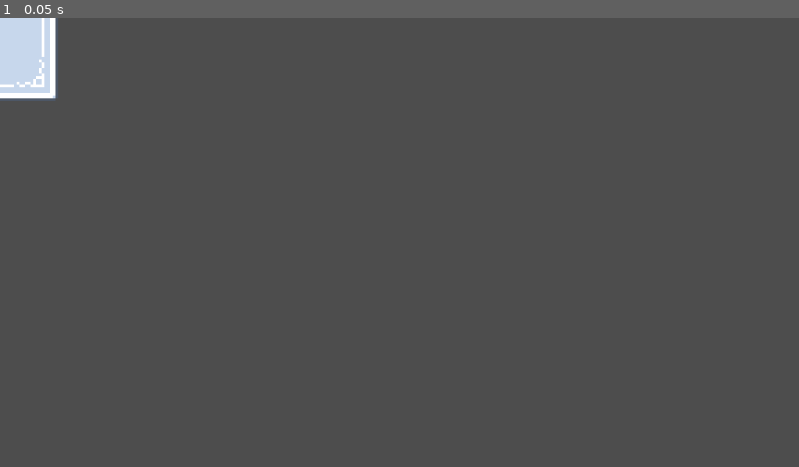
Above: before the commit, frame 1.
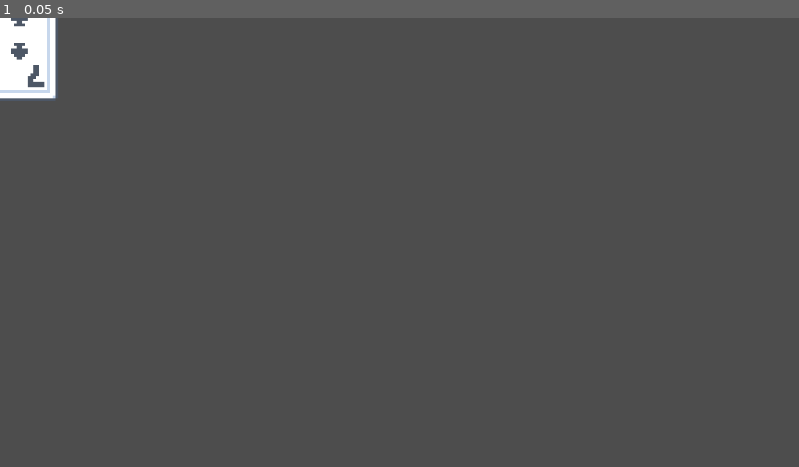
Above: after the commit, the same moment.

Repository: MathieuVavrille/BeloteAI
Game: Godot game, scene res://card.tscn
The game is run twice, just before and just after one commit, with the same random seed, the same clock (stepped at 60 frames per second) and the same inputs. The project has no main scene, so this scene is started directly.
Inputs:
- Up to frame 1 (0.05 s): no input

The runs differ from the first frame. In frame 1, 0.9% of the frame differs, in the area x 0-6%, y 0-17%.
Error before the commit: Parse Error: Expected ":" after "if" condition. (res://card.gd:13)

Commit message:
hand advances well

Diff:
--- a/card.gd
+++ b/card.gd
@@ -1,17 +1,44 @@
 extends Node2D
+class_name Card
 
-enum Suit { SPADES, HEARTS, DIAMONDS, CLUBS }
+signal mouse_entered
+signal mouse_exited
+
+enum Suit { DIAMONDS, CLUBS, HEARTS, SPADES }
 
 @export var suit: Suit = Suit.SPADES
 @export_range(1, 13) var rank: int = 1
 
+var is_flipping = false
+var flip_duration = 0.5
+var flip_position = -1.
+
+var scale_speed = 1
+var goal_scale = 1.
+
+var angle = 0.
+
 func _ready() -> void:
-	print(get_card_name)
+	load_texture()
+
+func load_texture():
 	$Front.texture = load("res://assets/cards/" + get_card_name())
 
+
 func _process(delta: float) -> void:
-	if Input.is_action_just_pressed("ui_accept")
-
+	if is_flipping:
+		if flip_position < 0 and flip_position + PI * delta / flip_duration >= 0:
+			var back_visible = $Back.visible
+			$Back.visible = $Front.visible
+			$Front.visible = back_visible
+		flip_position += PI * delta / flip_duration
+		$Front.scale.x = abs(sin(flip_position * PI / 2))
+		$Back.scale.x = abs(sin(flip_position * PI / 2))
+		if flip_position > 1:
+			is_flipping = false
+			$Front.scale.x = 1
+			$Back.scale.x = 1
+	scale = scale.move_toward(Vector2.ONE * goal_scale, scale_speed * delta)
 
 func get_card_name() -> String:
 	var rank_str: String
@@ -29,5 +56,38 @@
 		Suit.CLUBS: suit_str = "clubs"
 		Suit.SPADES: suit_str = "spades"
 		_: suit_str = "unknown"
+	return "card_%s_%s.png" % [suit_str, rank_str]
 
-	return "card_%s_%s.png" % [suit_str, rank_str]
+func flip_card():
+	is_flipping = true
+	flip_position = -1.
+
+func set_random():
+	suit = Suit[Suit.keys()[randi() % Suit.size()]]  # Pick a random suit
+	rank = randi() % 13 + 1  # Pick a rank from 1 (Ace) to 13 (King)
+	load_texture()
+
+var is_hovered = false
+func _on_area_2d_mouse_entered() -> void:
+	is_hovered = true
+	mouse_entered.emit()
+func _on_area_2d_mouse_exited() -> void:
+	is_hovered = false
+	mouse_exited.emit()
+
+static var CARDS_VALUES = [-100, 11, -12, -13, -14, -15, -16, -3, -2, -1, 10, 2, 3, 4]
+static var TRUMP_VALUES = [-100, 11, -12, -13, -14, -15, -16, -3, -2, 14, 10, 20, 3, 4]
+static func generate_order(trump, natural_order):
+	var order = func(card1, card2):
+		if card1.suit != card2.suit:
+			return natural_order ^ (card1.suit < card2.suit)
+		if card1.suit == trump:
+			return natural_order ^ (TRUMP_VALUES[card1.suit] < TRUMP_VALUES[card2.suit])
+		else:
+			return natural_order ^ (CARDS_VALUES[card1.suit] < CARDS_VALUES[card2.suit])
+	return order
+
+static func order_test(card1, card2):
+	if card1.suit != card2.suit:
+		return card1.suit < card2.suit
+	return card1.rank != 1 and card1.rank < card2.rank
--- a/card.tscn
+++ b/card.tscn
@@ -1,17 +1,27 @@
-[gd_scene load_steps=4 format=3 uid="uid://dswcmqe8koryp"]
+[gd_scene load_steps=5 format=3 uid="uid://dswcmqe8koryp"]
 
 [ext_resource type="Script" path="res://card.gd" id="1_r0jx5"]
 [ext_resource type="Texture2D" uid="uid://ben7qqx34vpkq" path="res://assets/cards/card_back.png" id="2_wokpp"]
 [ext_resource type="Texture2D" uid="uid://dp7k4aq6freb1" path="res://assets/cards/card_clubs_02.png" id="3_fk6bm"]
 
+[sub_resource type="RectangleShape2D" id="RectangleShape2D_fbare"]
+size = Vector2(136, 208)
+
 [node name="Card" type="Node2D"]
 script = ExtResource("1_r0jx5")
-suit = 1
-rank = 10
+rank = 7
 
 [node name="Back" type="Sprite2D" parent="."]
+visible = false
 texture = ExtResource("2_wokpp")
 
 [node name="Front" type="Sprite2D" parent="."]
-visible = false
 texture = ExtResource("3_fk6bm")
+
+[node name="Area2D" type="Area2D" parent="."]
+
+[node name="CollisionShape2D" type="CollisionShape2D" parent="Area2D"]
+shape = SubResource("RectangleShape2D_fbare")
+
+[connection signal="mouse_entered" from="Area2D" to="." method="_on_area_2d_mouse_entered"]
+[connection signal="mouse_exited" from="Area2D" to="." method="_on_area_2d_mouse_exited"]
--- /dev/null
+++ b/hand.gd
@@ -0,0 +1,78 @@
+extends Node2D
+
+@export var small_radius = 250
+@export var big_radius = 400
+@export var natural_order = true
+
+const CARD_SCENE = preload("res://card.tscn")
+var min_angle = PI / 5
+var max_angle = PI - min_angle
+
+var cards = []
+var cards_goal_angles = []
+var ANGLE_SPEED = PI / 2
+
+# Called when the node enters the scene tree for the first time.
+func _ready() -> void:
+	for i in range(8):
+		var card = CARD_SCENE.instantiate()
+		card.set_random()
+		card.mouse_exited.connect(on_card_mouse_exited)
+		card.mouse_entered.connect(on_card_mouse_exited)
+		cards.append(card)
+		cards[i].angle = max_angle - i * (max_angle - min_angle) / 7
+		cards_goal_angles.append(cards[i].angle)
+		add_child(card)
+	position_cards()
+
+func position_cards():
+	for i in range(len(cards)):
+		var angle = cards[i].angle
+		cards[i].position = Vector2(cos(angle) * big_radius, -sin(angle) * small_radius)
+		var card_rotation = -small_radius**2 * cards[i].position.x / big_radius**2 / cards[i].position.y
+		cards[i].rotation = atan(card_rotation)
+		cards[i].z_index = i
+
+func compute_goal_angles():
+	for i in range(len(cards)):
+		cards_goal_angles[i] = max_angle - i * (max_angle - min_angle) / (len(cards) - 1)
+
+func move_cards(delta):
+	for i in range(len(cards)):
+		cards[i].angle = move_toward(cards[i].angle, cards_goal_angles[i], delta * ANGLE_SPEED)
+
+func swap_cards(i, j):
+	var cardi = cards[i]
+	cards[i] = cards[j]
+	cards[j] = cardi
+
+func _process(delta: float) -> void:
+	if Input.is_action_just_pressed("ui_accept"):
+		pass
+		#cards.sort_custom(Card.order)
+		#compute_goal_angles()
+	move_cards(delta)
+	position_cards()
+
+func on_card_mouse_exited():
+	var can_hover = true
+	for i in range(len(cards)-1, -1, -1):
+		if cards[i].is_hovered and can_hover:
+			cards[i].goal_scale = 1.1
+			can_hover = false
+		else:
+			cards[i].goal_scale = 1.
+
+
+func _on_spades_pressed() -> void:
+	cards.sort_custom(Card.generate_order(Card.Suit.SPADES, natural_order))
+	compute_goal_angles()
+func _on_hearts_pressed() -> void:
+	cards.sort_custom(Card.generate_order(Card.Suit.HEARTS, natural_order))
+	compute_goal_angles()
+func _on_clubs_pressed() -> void:
+	cards.sort_custom(Card.generate_order(Card.Suit.CLUBS, natural_order))
+	compute_goal_angles()
+func _on_diamonds_pressed() -> void:
+	cards.sort_custom(Card.generate_order(Card.Suit.DIAMONDS, natural_order))
+	compute_goal_angles()
--- /dev/null
+++ b/hand.tscn
@@ -0,0 +1,69 @@
+[gd_scene load_steps=2 format=3 uid="uid://df222ixkn7ded"]
+
+[ext_resource type="Script" path="res://hand.gd" id="1_e2n31"]
+
+[node name="Hand" type="Node2D"]
+position = Vector2(576, 432)
+script = ExtResource("1_e2n31")
+
+[node name="Spades" type="Button" parent="."]
+anchors_preset = 8
+anchor_left = 0.5
+anchor_top = 0.5
+anchor_right = 0.5
+anchor_bottom = 0.5
+offset_left = -59.0
+offset_top = -21.0
+offset_right = -7.0
+offset_bottom = 10.0
+grow_horizontal = 2
+grow_vertical = 2
+text = "Spade"
+
+[node name="Hearts" type="Button" parent="."]
+anchors_preset = 8
+anchor_left = 0.5
+anchor_top = 0.5
+anchor_right = 0.5
+anchor_bottom = 0.5
+offset_left = -63.0
+offset_top = 14.0
+offset_right = -3.0
+offset_bottom = 45.0
+grow_horizontal = 2
+grow_vertical = 2
+text = "Hearts"
+
+[node name="Clubs" type="Button" parent="."]
+anchors_preset = 8
+anchor_left = 0.5
+anchor_top = 0.5
+anchor_right = 0.5
+anchor_bottom = 0.5
+offset_left = 36.0
+offset_top = 15.0
+offset_right = 88.0
+offset_bottom = 46.0
+grow_horizontal = 2
+grow_vertical = 2
+text = "Clubs"
+
+[node name="Diamonds" type="Button" parent="."]
+anchors_preset = 8
+anchor_left = 0.5
+anchor_top = 0.5
+anchor_right = 0.5
+anchor_bottom = 0.5
+offset_left = 15.0
+offset_top = -20.0
+offset_right = 102.0
+offset_bottom = 11.0
+grow_horizontal = 2
+grow_vertical = 2
+text = "Diamonds
+"
+
+[connection signal="pressed" from="Spades" to="." method="_on_spades_pressed"]
+[connection signal="pressed" from="Hearts" to="." method="_on_hearts_pressed"]
+[connection signal="pressed" from="Clubs" to="." method="_on_clubs_pressed"]
+[connection signal="pressed" from="Diamonds" to="." method="_on_diamonds_pressed"]
